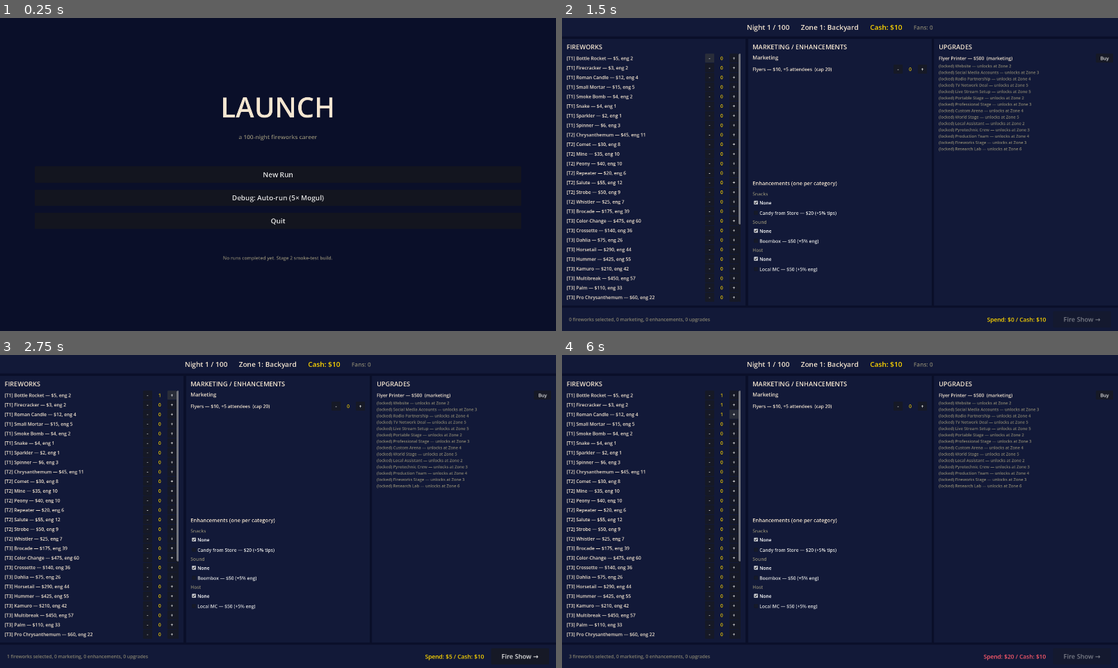
Above: before the commit, frames 1-4 (two rows, left to right).
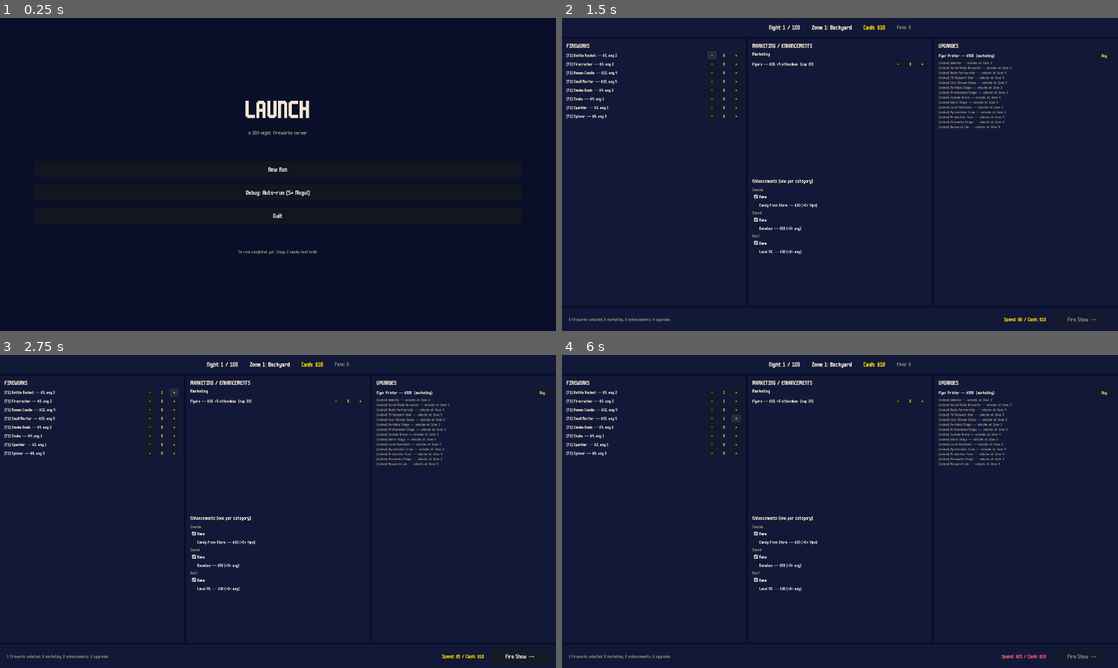
Above: after the commit, the same moments.

Repository: missingpagestudios/launch-game
Game: Godot game, scene res://scenes/title.tscn
Two runs of this game, one before a commit and one after it. Both use one fixed random seed, a clock stepped at 60 frames per second and the inputs below.
Inputs:
- Up to frame 1 (0.25 s): no input
- Up to frame 2 (1.5 s): click "New Run" at 0.5 s; click "-" at 1.25 s
- Up to frame 3 (2.75 s): click "+" at 2 s
- Up to frame 4 (6 s): click "-" at 2.75 s; click "+" at 3.5 s; click "-" at 4.25 s; click "-" at 5 s; click "+" at 5.75 s

The runs differ from the first frame. In frame 1, 1.3% of the frame differs, in the area x 40-60%, y 25-78%; in frame 2, 6.7%; in frame 3, 6.7%, in the area x 0-99%, y 2-98%; in frame 4, 6.7%.

Commit message:
Add corrections doc, font assets, theme, tier gating, and Godot uids
- docs/stage_2_corrections.md (Rob's feedback from the first playable).
- assets/fonts/m6x11.ttf + m6x11plus.ttf.
- themes/default.tres wires m6x11plus at default size 16; project.godot
  references it via gui/theme/custom.
- GameEngine.available_fireworks now tier-gates by current_zone so Zone
  1 shows only T1 fireworks, Zone 2 adds T2, etc. (corrections Issue 2).
- Godot-generated .gd.uid files checked in for stable script references.

Co-Authored-By: Claude Opus 4.7 (1M context) <noreply@anthropic.com>

Diff:
--- a/project.godot
+++ b/project.godot
@@ -1,4 +1,10 @@
 ; Engine configuration file.
+; It's best edited using the editor UI and not directly,
+; since the parameters that go here are not all obvious.
+;
+; Format:
+;   [section] ; section goes between []
+;   param=value ; assign values to parameters
 
 config_version=5
 
@@ -20,6 +26,10 @@
 DebugAutoRun="*res://scripts/autoload/DebugAutoRun.gd"
 Router="*res://scripts/autoload/Router.gd"
 
+[gui]
+
+theme/custom="res://themes/default.tres"
+
 [display]
 
 window/size/viewport_width=1920
@@ -27,12 +37,6 @@
 window/size/window_width_override=1280
 window/size/window_height_override=720
 window/stretch/mode="viewport"
-window/stretch/aspect="keep"
-
-[rendering]
-
-renderer/rendering_method="forward_plus"
-environment/defaults/default_clear_color=Color(0.04, 0.04, 0.06, 1)
 
 [input]
 
@@ -41,3 +45,7 @@
 "events": [Object(InputEventKey,"resource_local_to_scene":false,"resource_name":"","device":-1,"window_id":0,"alt_press …(191 unchanged characters)…
 ]
 }
+
+[rendering]
+
+environment/defaults/default_clear_color=Color(0.04, 0.04, 0.06, 1)
--- a/scripts/autoload/GameEngine.gd
+++ b/scripts/autoload/GameEngine.gd
@@ -334,14 +334,19 @@
 	return earned
 
 
-# Returns purchasable fireworks: always includes non-unlockable; includes
-# unlockable only if MetaState has it unlocked. Tier is not zone-gated per
-# BRIEF — tiers are cost/engagement categories, available from any zone.
+# Returns purchasable fireworks. Filtered by:
+#   • tier gate: firework.tier <= current_zone (so Zone 1 sees only T1,
+#     Zone 2 sees T1+T2, etc. Zone 4+ sees all tiers since max tier is 4).
+#   • unlock gate: unlockable fireworks require MetaState entry.
+# This is per docs/stage_2_corrections.md Issue 2.
 func available_fireworks() -> Array:
 	var out: Array = []
 	for fw in BalanceConfig.fireworks():
-		if MetaState.is_firework_unlocked(fw):
-			out.append(fw)
+		if int(fw.get("tier", 1)) > GameState.current_zone:
+			continue
+		if not MetaState.is_firework_unlocked(fw):
+			continue
+		out.append(fw)
 	return out
 
 
--- /dev/null
+++ b/themes/default.tres
@@ -0,0 +1,7 @@
+[gd_resource type="Theme" load_steps=2 format=3]
+
+[ext_resource type="FontFile" path="res://assets/fonts/m6x11plus.ttf" id="1_font"]
+
+[resource]
+default_font = ExtResource("1_font")
+default_font_size = 16
Binary file added: assets/fonts/m6x11.ttf
Binary file added: assets/fonts/m6x11plus.ttf
Not shown, added: scripts/autoload/BalanceConfig.gd.uid
Not shown, added: scripts/autoload/DebugAutoRun.gd.uid
Not shown, added: scripts/autoload/GameEngine.gd.uid
Not shown, added: scripts/autoload/GameState.gd.uid
Not shown, added: scripts/autoload/MetaState.gd.uid
Not shown, added: scripts/autoload/NewspaperContent.gd.uid
Not shown, added: scripts/autoload/Router.gd.uid
Not shown, added: scripts/screens/DonationScreen.gd.uid
Not shown, added: scripts/screens/EndingScreen.gd.uid
Not shown, added: scripts/screens/NewspaperScreen.gd.uid
(and 4 more such lines)
